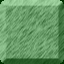
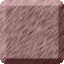
The second w=64, h=64 image is a revision of the first. Changes to its layers:
removed layer "Corners" from group "Tile" over <box>0,0,64,64</box>
painted on "Block" over <box>0,0,64,64</box>
